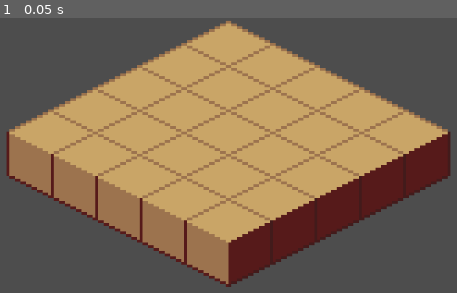
Above: before the commit, frame 1.
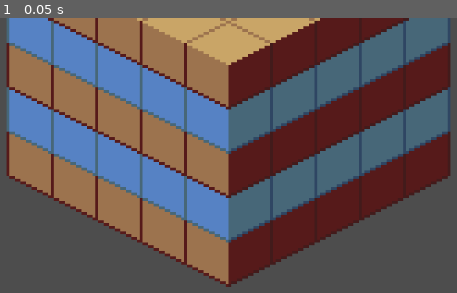
Above: after the commit, the same moment.

Repository: austin226/godot-isometric-demo
Game: Godot game, scene res://level.tscn
Two runs of this game, one before a commit and one after it. Both use one fixed random seed, a clock stepped at 60 frames per second and the inputs below.
Inputs:
- Up to frame 1 (0.05 s): no input

The runs differ from the first frame. In frame 1, 57% of the frame differs, in the area x 1-99%, y 0-82%.

Commit message:
Add blue tile and other floors

Diff:
--- /dev/null
+++ b/grid/blue_tile.tscn
@@ -0,0 +1,10 @@
+[gd_scene load_steps=3 format=3 uid="uid://dkq3jtv06n6ar"]
+
+[ext_resource type="Texture2D" uid="uid://b6wqel3ehu1fl" path="res://sprite/floor2.png" id="1_mf6br"]
+[ext_resource type="Script" path="res://grid/tile.gd" id="2_a10je"]
+
+[node name="BlueTile" type="Sprite2D"]
+texture_filter = 1
+scale = Vector2(4, 4)
+texture = ExtResource("1_mf6br")
+script = ExtResource("2_a10je")
--- a/grid/ground.gd
+++ b/grid/ground.gd
@@ -3,6 +3,7 @@
 
 @export_range(0, 20) var width: int = 1
 @export_range(0, 20) var height: int = 1
+@export var tile_prefab: Resource
 
 @onready var tiles: Dictionary = {}
 
@@ -12,7 +13,7 @@
 func _ready():
 	for longitude in range(0, width):
 		for latitude in range(0, height):
-			var tile = R_TILE.instantiate()
+			var tile = tile_prefab.instantiate()
 			tile.latitude = latitude
 			tile.longitude = longitude
 			tile.elevation = 0
--- a/level.tscn
+++ b/level.tscn
@@ -1,9 +1,28 @@
-[gd_scene load_steps=2 format=3 uid="uid://c2ygesbj8k11u"]
+[gd_scene load_steps=4 format=3 uid="uid://c2ygesbj8k11u"]
 
 [ext_resource type="PackedScene" uid="uid://canaeesa8apf4" path="res://grid/ground.tscn" id="1_kagpb"]
+[ext_resource type="PackedScene" uid="uid://ibf7k461ntik" path="res://grid/tile.tscn" id="2_btldw"]
+[ext_resource type="PackedScene" uid="uid://dkq3jtv06n6ar" path="res://grid/blue_tile.tscn" id="3_1bogi"]
 
 [node name="Level" type="Node2D"]
 
 [node name="Camera2D" type="Camera2D" parent="."]
 
 [node name="Ground" parent="." instance=ExtResource("1_kagpb")]
+tile_prefab = ExtResource("2_btldw")
+
+[node name="Floor1" parent="." instance=ExtResource("1_kagpb")]
+position = Vector2(0, -64)
+tile_prefab = ExtResource("3_1bogi")
+
+[node name="Floor2" parent="." instance=ExtResource("1_kagpb")]
+position = Vector2(0, -128)
+tile_prefab = ExtResource("2_btldw")
+
+[node name="Floor3" parent="." instance=ExtResource("1_kagpb")]
+position = Vector2(0, -192)
+tile_prefab = ExtResource("3_1bogi")
+
+[node name="Floor5" parent="." instance=ExtResource("1_kagpb")]
+position = Vector2(0, -256)
+tile_prefab = ExtResource("2_btldw")
Binary file added: sprite/floor2.aseprite
Binary file added: sprite/floor2.png
Not shown, added: sprite/floor2.png.import
